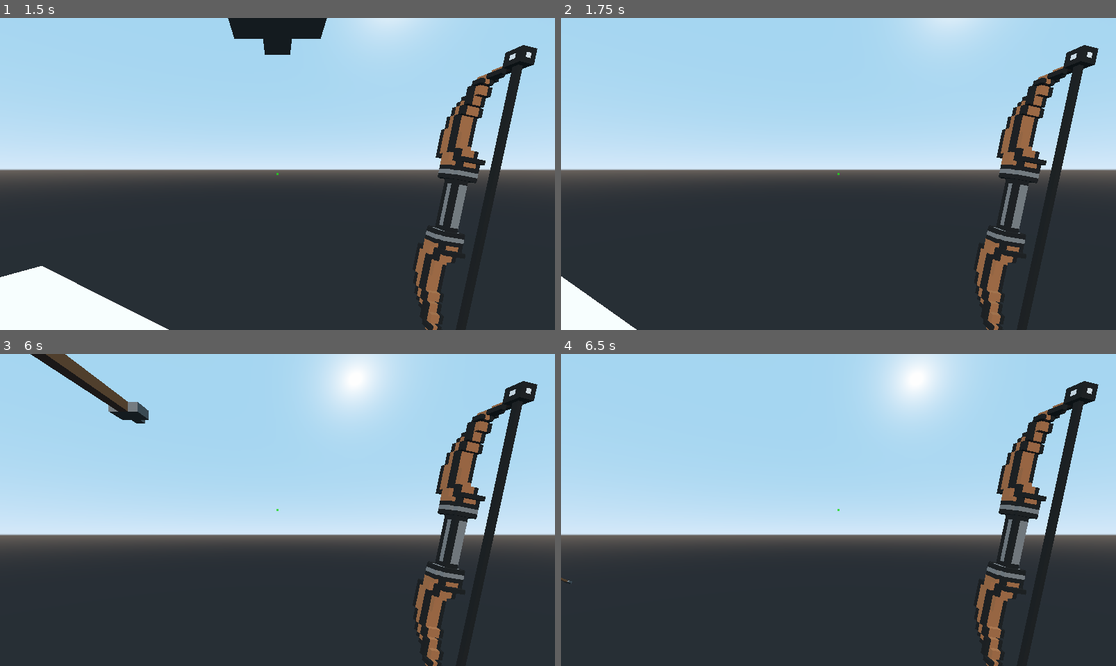
Above: before the commit, frames 1-4 (two rows, left to right).
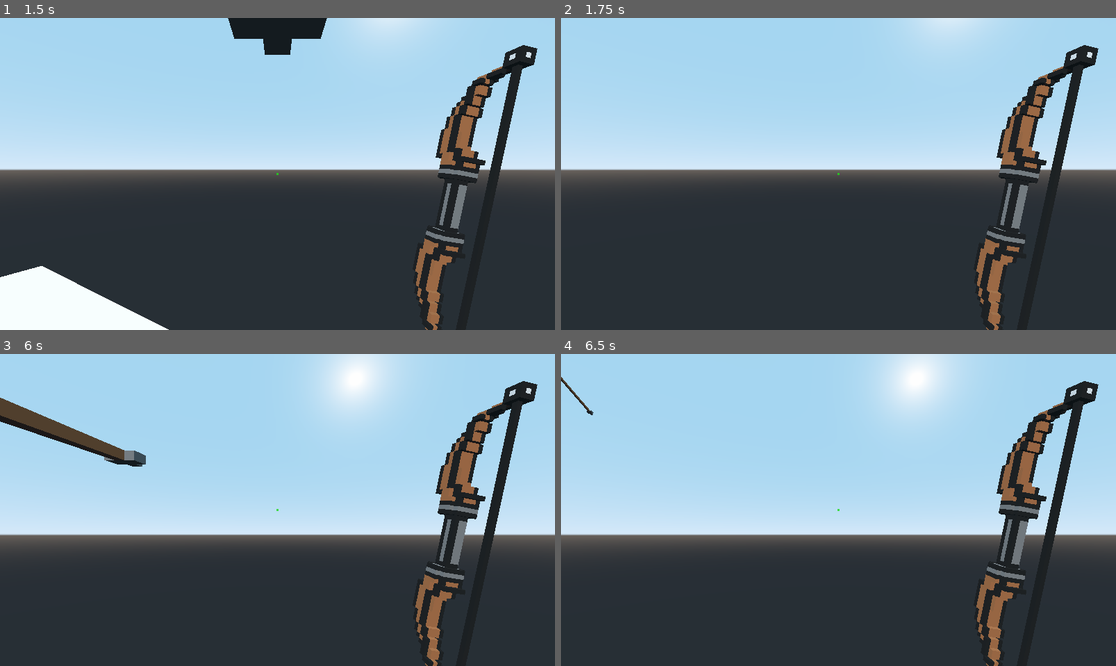
Above: after the commit, the same moments.

Repository: Wellbek/GamePhysicsSPP
Game: Godot game, scene res://Scenes/PrototypeScene.tscn
Same seed, same stepped clock (60 frames per second), same inputs: the game is played once before the commit and once after it.
Inputs (mouse positions are in pixels of both pictures, inside the frame that each line leads up to):
- Up to frame 1 (1.5 s): tap Enter at 0.5 s; move the mouse to (305, 174) at 0.52 s; hold Space (jump) 0.53-1.28 s; hold W (walk_forward) from 0.53 s (still down); move the mouse to (249, 174) at 1.27 s; click (249, 174) at 1.35 s
- Up to frame 2 (1.75 s): keep holding W (walk_forward); tap Space (jump) at 1.52, 1.55 s
- Up to frame 3 (6 s): tap Space (jump) at 1.82, 3.02, 3.05, 3.32, 4.52, 4.55, 4.82 s; move the mouse to (288, 503) at 2.02 s; hold Space (jump) 2.03-2.78 s; move the mouse to (271, 516) at 2.77 s; click (271, 516) at 2.85 s; tap Enter at 3.5, 5.75 s; move the mouse to (316, 513) at 3.52 s; hold Space (jump) 3.53-4.28 s; move the mouse to (233, 506) at 4.27 s; click (233, 506) at 4.35 s; move the mouse to (283, 510) at 5.02 s; hold Space (jump) 5.03-5.78 s; move the mouse to (255, 503) at 5.77 s; release W (walk_forward) at 5.78 s; hold D (walk_right) from 5.78 s (still down); click (255, 503) at 5.85 s
- Up to frame 4 (6.5 s): keep holding D (walk_right); tap Space (jump) at 6.02, 6.05, 6.32 s

Frame 1 is identical in both runs. In frame 2, 1.2% of the frame differs, in the area x 0-14%, y 82-100%; in frame 3, 2.7%, in the area x 0-91%, y 0-58%; in frame 4, less than 0.1%.

Commit message:
Movement: variable amount of jumps in the air

Diff:
--- a/Final Game/Scenes/PrototypeScene.tscn
+++ b/Final Game/Scenes/PrototypeScene.tscn
@@ -24,6 +24,7 @@
 [node name="Player" parent="." instance=ExtResource( 1 )]
 movement_speed = 8.0
 jump_strength = 8.0
+number_of_extra_jumps = 1
 
 [node name="Scene" type="Spatial" parent="."]
 transform = Transform( 1, 0, 0, 0, 1, 0, 0, 0, 1, 0, 2, 0 )
--- a/Final Game/Scripts/Player/Movement.gd
+++ b/Final Game/Scripts/Player/Movement.gd
@@ -6,6 +6,10 @@
 export var mouse_sens = 5.0
 var clickVec = Vector2(0,0)
 var velocity = Vector3(0,0,0)
+
+export var number_of_extra_jumps = 0
+var number_of_left_jumps = 0
+var jumping = false
 
 #This variable determines how long a jump is still possible after walking off a platform, so probably needs tweaking
 export var coyote_max = 0.1
@@ -62,8 +66,17 @@
 	velocity.x *= 0.8
 	velocity.z *= 0.8
 	velocity.y += gravity
+
+	if is_on_floor():
+		number_of_left_jumps = number_of_extra_jumps
+
+	if Input.is_action_just_pressed("jump") && !is_on_floor() && number_of_left_jumps > 0:
+		number_of_left_jumps-=1
+		velocity.y = jump_strength
+
 	if (Input.is_action_just_pressed("jump") || jump_buffered) && (is_on_floor() || coyote_possible):
 		velocity.y = jump_strength
+		number_of_left_jumps = number_of_extra_jumps
 		if !is_on_floor():
 			coyote_possible = false
 
